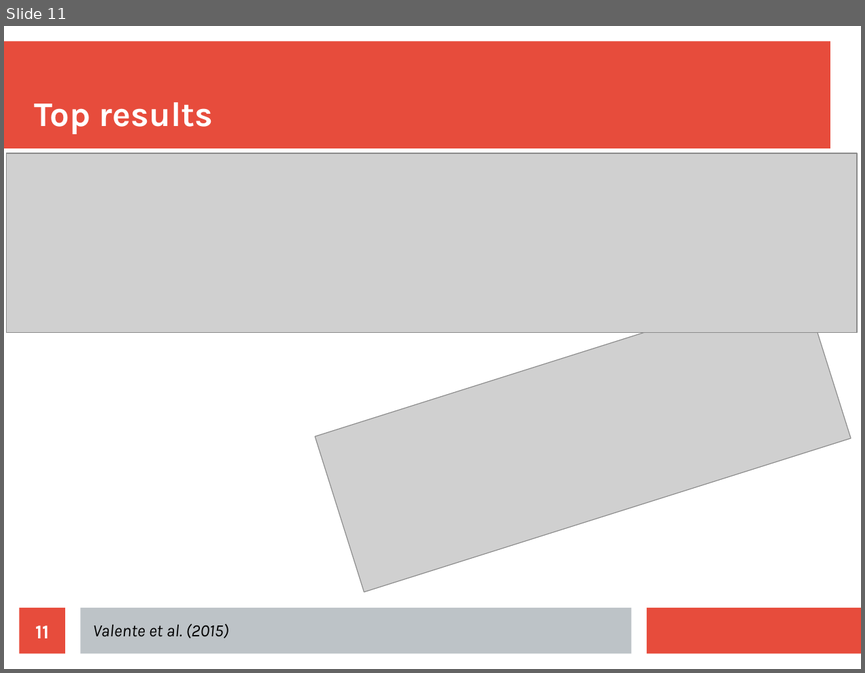
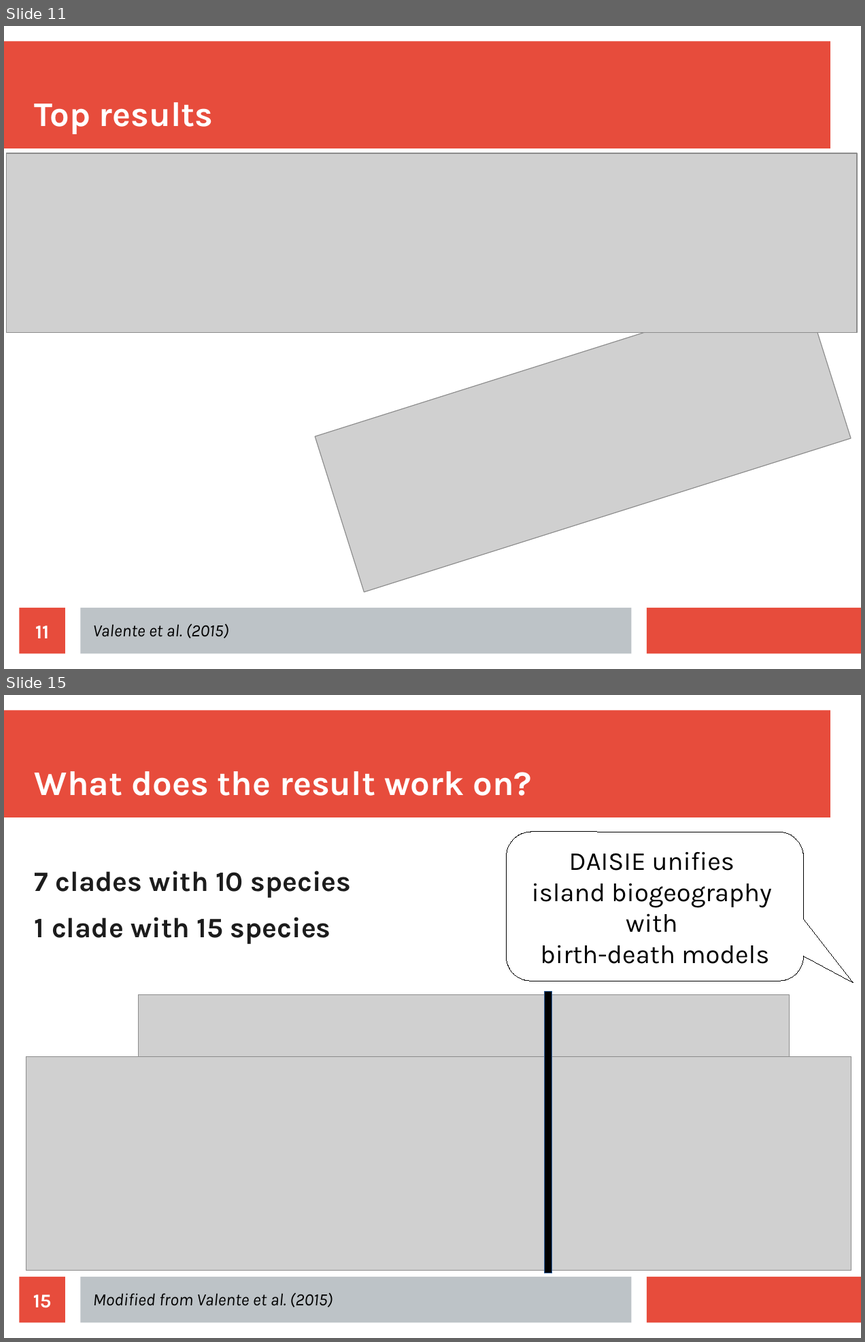
Before and after one commit to richelbilderbeek/Science, a slide deck: Bilderbeek20180622/Bilderbeek20180622.odp. Shown one above the other, each under a label of ours: slide 11 before the commit, slides 11 and 15 after it; the slides between them are not shown. The pictures are 865x673 and 865x1342 pixels, drawn with LibreOffice and Linux fonts; fonts in the diff are those of the drawing; grey boxes stand for pictures. Boxes give left, top, right and bottom in pixels: in the first picture for what was removed or moved away, otherwise in the second. Text is boxed around its words. In the diff, an @@ line names an element or a change of style, - is before the commit and + after.

```diff
--- a/Bilderbeek20180622/Bilderbeek20180622.odp
+++ b/Bilderbeek20180622/Bilderbeek20180622.odp
@@ slide 15 added at (x1=4, y1=695, x2=861, y2=1338), background #FFFFFF; not listed: 3 template elements that a slide beside it also shows @@
@@ title added at (x1=35, y1=771, x2=532, y2=796), 32 pt, text #FFFFFF, bold @@
+What does the result work on?
@@ rounded speech box added at (x1=507, y1=832, x2=803, y2=981), fill #FFFFFF, outline #000000 0 pt, 24 pt, text #000000 @@
+DAISIE unifies
+island biogeography
+with
+birth-death models
@@ text added at (x1=35, y1=870, x2=351, y2=944), 26 pt, text #1C1C1C, bold @@
+7 clades with 10 species
+1 clade with 15 species
@@ picture added at (x1=139, y1=994, x2=789, y2=1057) @@
@@ rectangle added at (x1=545, y1=991, x2=552, y2=1273), fill #000000, outline #3465A4 0 pt @@
@@ picture added at (x1=26, y1=1057, x2=851, y2=1270) @@
@@ page number added at (x1=20, y1=1276, x2=65, y2=1323), fill #E74C3C, 18 pt, text #FFFFFF, bold @@
+15
@@ text added at (x1=93, y1=1293, x2=332, y2=1307), 16 pt, text #000000, italic @@
+Modified from Valente et al. (2015)
```
Also in this commit, not shown: 7 slides changed, 12 other slides added, 10 other files.
